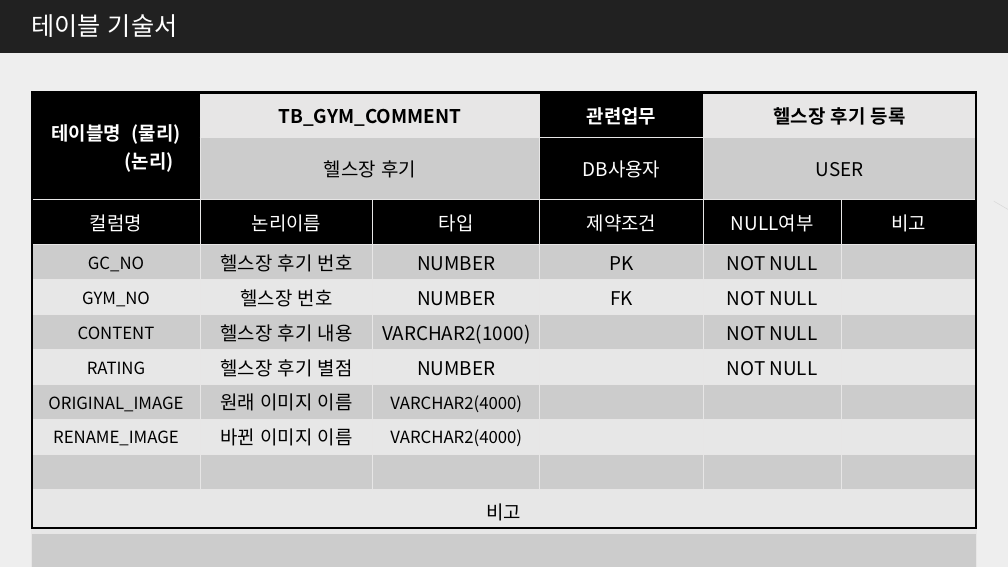
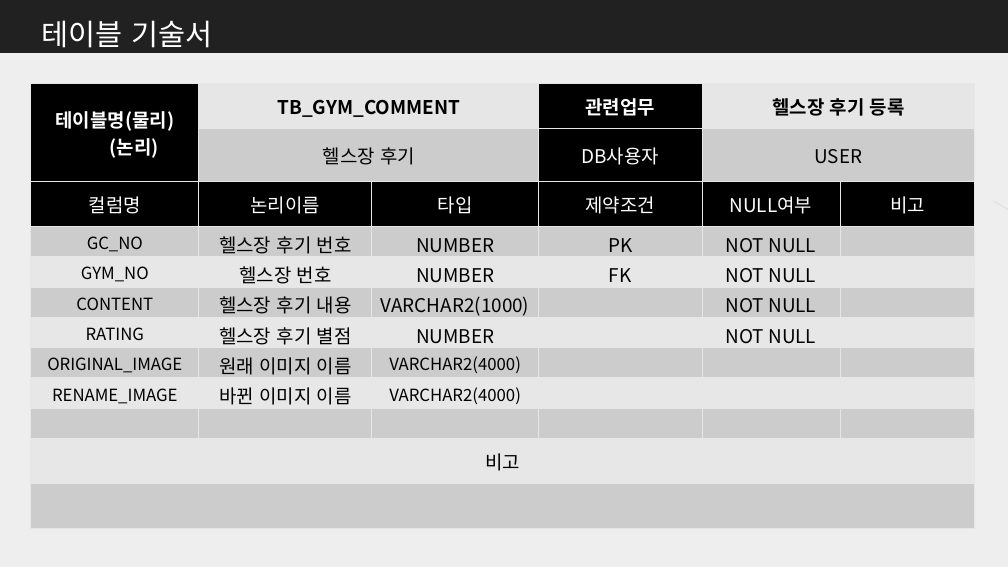
Before and after one commit to me0768/KHFinalProject, a slide deck: slide 17 of 보고서/DataBase설계서_Final_Project.pptx. Drawn at 1008x567 pixels with LibreOffice and Linux fonts; fonts in the diff are those of the drawing. Boxes give left, top, right and bottom in pixels: in the first picture for what was removed or moved away, otherwise in the second. Text is boxed around its words. In the diff, an @@ line names an element or a change of style, - is before the commit and + after.

```diff
--- a/보고서/DataBase설계서_Final_Project.pptx
+++ b/보고서/DataBase설계서_Final_Project.pptx
@@ text "테이블 기술서": place and size @@
-text "테이블 기술서" at (31, 14, 178, 37)
+text "테이블 기술서" at (42, 20, 212, 48)
@@ text "테이블 기술서" at (42, 20, 212, 48): size 24 to 28 pt; line spacing 1 to 1.5 @@
@@ table at (31, 84, 976, 520) @@
-row 1, column 1: 테이블명 (물리) / (논리)
+row 1, column 1: 테이블명(물리) / (논리)
@@ table: place and size @@
-table at (32, 92, 977, 529)
+table at (31, 84, 976, 520)
@@ rectangle removed at (32, 92, 976, 529) @@
```
Also in this commit, not shown: 27 other slides changed, 17 slides removed, 26 other files.
